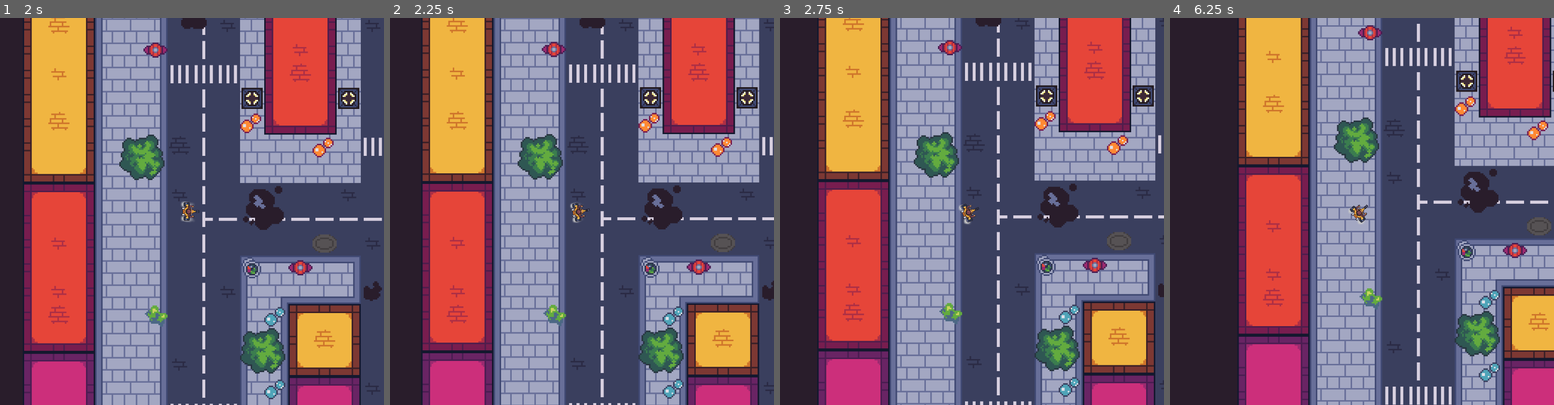
Above: before the commit, frames 1-4 (left to right).
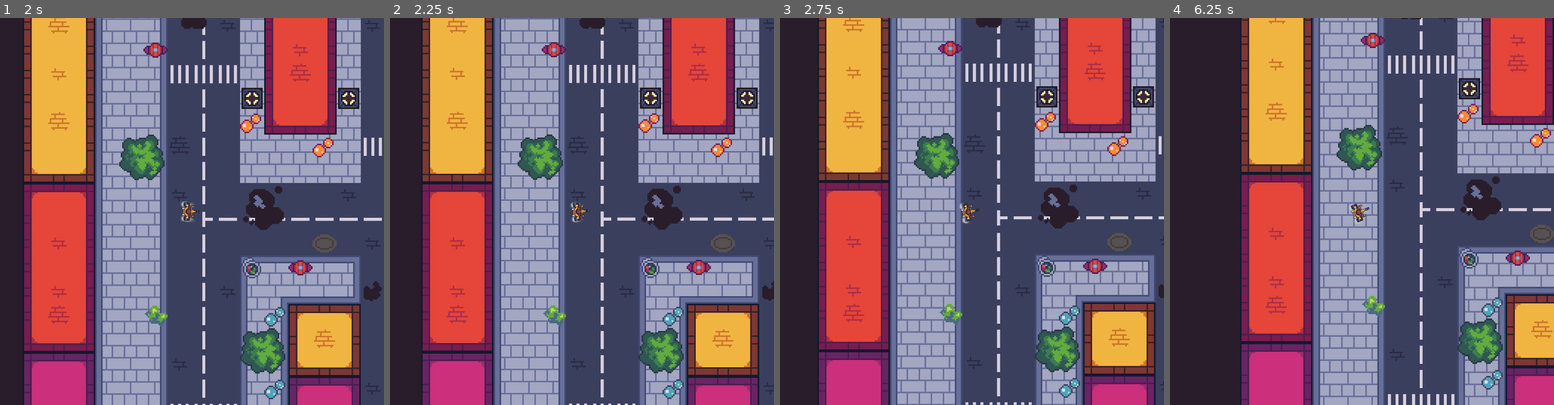
Above: after the commit, the same moments.

Repository: freesstylers/GoofyAhhCar
Game: Godot game, scene res://Assets/Scenes/Maps/Prueba Tileset 1.tscn
Two runs of this game, one before a commit and one after it. Both use one fixed random seed, a clock stepped at 60 frames per second and the inputs below. This scene is started directly instead of the project's main scene.
Inputs:
- Up to frame 1 (2 s): tap Enter at 0.5 s; hold Right (right) 0.53-1.28 s; tap Space (Accelerate) at 1.25 s; hold Down (back) from 1.28 s (still down)
- Up to frame 2 (2.25 s): release Down (back) at 2.03 s; hold Right (right) from 2.03 s (still down)
- Up to frame 3 (2.75 s): keep holding Right (right)
- Up to frame 4 (6.25 s): release Right (right) at 2.78 s; hold Space (Accelerate) 2.78-3.53 s; tap Enter at 3.5, 5 s; hold Left (left) 3.53-5.03 s; tap Space (Accelerate) at 4.25 s; hold Down (back) 5.03-5.78 s; hold Right (right) from 5.78 s (still down)

Frame 1 is identical in both runs. In frame 2, 3.4% of the frame differs, in the area x 8-100%, y 0-100%; in frame 3, 12%; in frame 4, 30%, in the area x 17-100%, y 0-100%.

Commit message:
Mejora de giro

Diff:
--- a/clusy-cart/Assets/Scenes/Maps/Prueba Tileset 1.tscn
+++ b/clusy-cart/Assets/Scenes/Maps/Prueba Tileset 1.tscn
@@ -450,6 +450,8 @@
 
 [node name="Player" parent="." instance=ExtResource("2_qr6q7")]
 position = Vector2(262, 422)
+steering_angle = 20.0
 drag = -0.001
+traction_slow = 0.5
 
 [node name="Camera2D" type="Camera2D" parent="Player"]
--- a/clusy-cart/Assets/Scripts/Player/PlayerMovement.gd
+++ b/clusy-cart/Assets/Scripts/Player/PlayerMovement.gd
@@ -4,6 +4,7 @@
 ###########################################NUEVO SISTEMA
 @export var wheel_base : float = 70  # Distance from front to rear wheel
 @export var steering_angle : float = 15  # Amount that front wheel turns, in degrees
+@export var drifting_angle : float = 45  # Amount that front wheel turns, in degrees
 
 @export var steer_angle : float = 0.0
 @export var engine_power : float = 800  # Forward acceleration force.
@@ -43,16 +44,18 @@
 	Globals.game_init_everything.connect(on_game_init_everything)
 	Globals.kill_modifier_obtained.connect(on_kill_modifier_obtained)
 
-func _process(_delta):
-	pass
-
 func get_input():
 	var turn = 0
 	if Input.is_action_pressed("right"):
-		turn += 1
+		turn = 1
 	if Input.is_action_pressed("left"):
-		turn -= 1
-	steer_angle = turn * steering_angle
+		turn = -1
+	#Angulo de giro
+	if drifting:
+		steer_angle = turn * (drifting_angle*(2*PI)/360)
+	else:
+		steer_angle = turn * (steering_angle*(2*PI)/360)
+
 	if Input.is_action_pressed("up"):
 		#TODO SONIDO
 		acceleration = transform.x * used_engine_power
